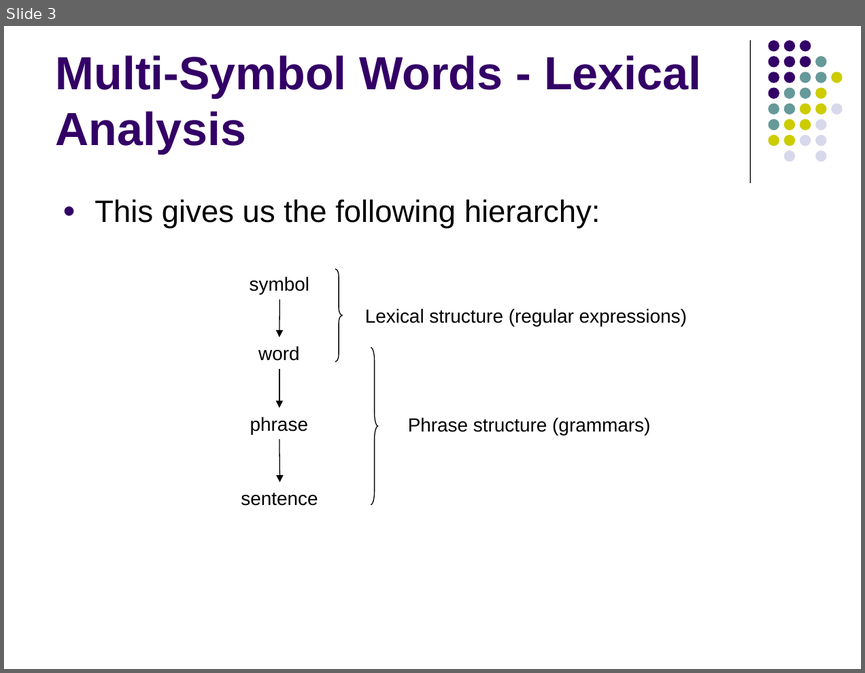
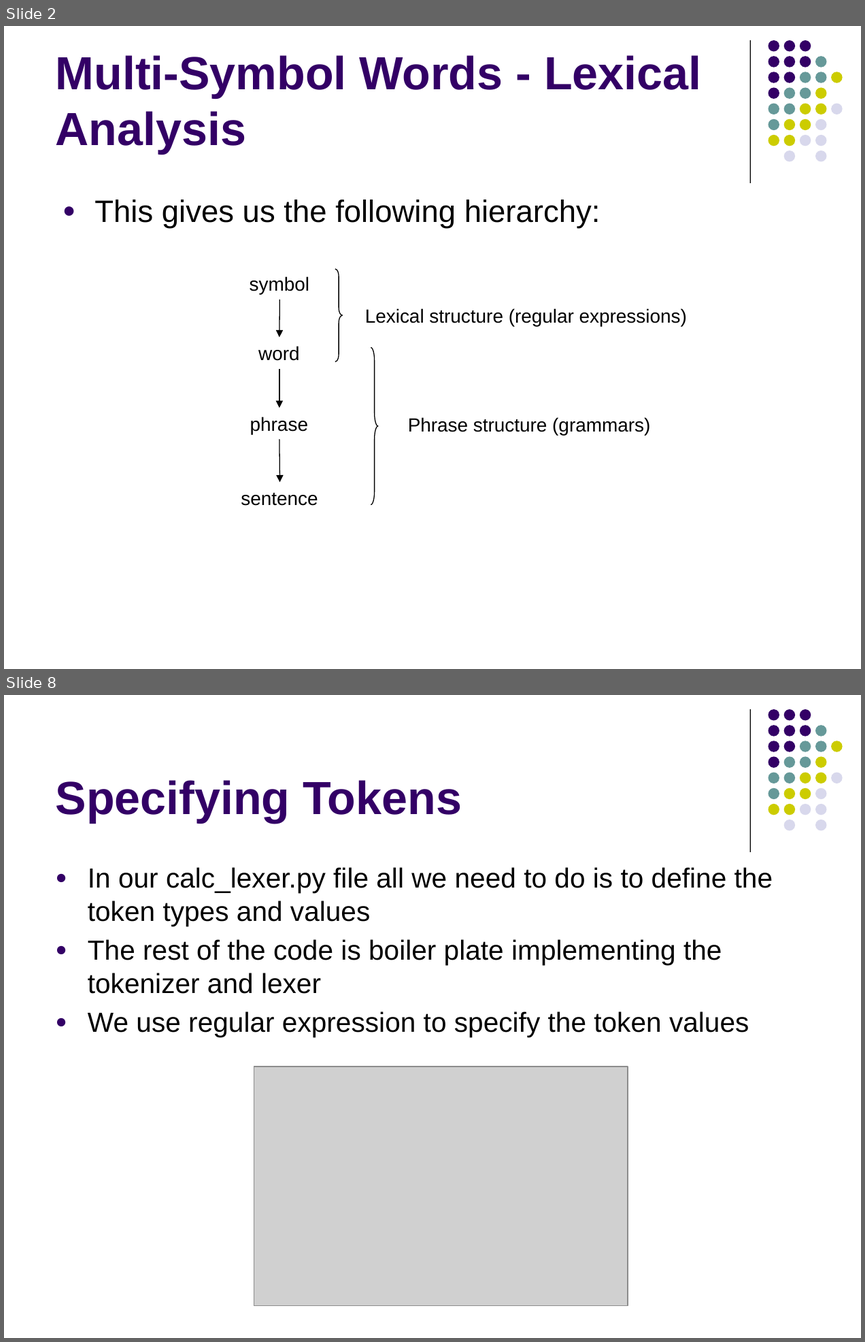
Before and after one commit to lutzhamel/CSC402, a slide deck: notes/csc402-ln004.pptx. Shown one above the other, each under a label of ours: slide 3 before the commit, slides 2 and 8 after it; the slides between them are not shown. The pictures are 865x673 and 865x1342 pixels, drawn with LibreOffice and Linux fonts; fonts in the diff are those of the drawing; grey boxes stand for pictures. Boxes give left, top, right and bottom in pixels: in the first picture for what was removed or moved away, otherwise in the second. Text is boxed around its words. In the diff, an @@ line names an element or a change of style, - is before the commit and + after.

```diff
--- a/notes/csc402-ln004.pptx
+++ b/notes/csc402-ln004.pptx
@@ slide 8 added at [4, 695, 861, 1338], background #FFFFFF; not listed: 32 template elements that a slide beside it also shows @@
@@ title added at [56, 780, 462, 823], 39 pt, text #330066, bold @@
+Specifying Tokens
@@ text added at [88, 867, 772, 1037], 23.2 pt, text #000000 @@
+● In our calc_lexer.py file all we need to do is to define the token types and values
+● The rest of the code is boiler plate implementing the tokenizer and lexer
+● We use regular expression to specify the token values
@@ picture added at [254, 1066, 628, 1305] @@
@@ what was slide 3 is now slide 2 @@
```
Also in this commit, not shown: 3 slides changed, 11 other slides added, 31 slides removed, 2 other files.
